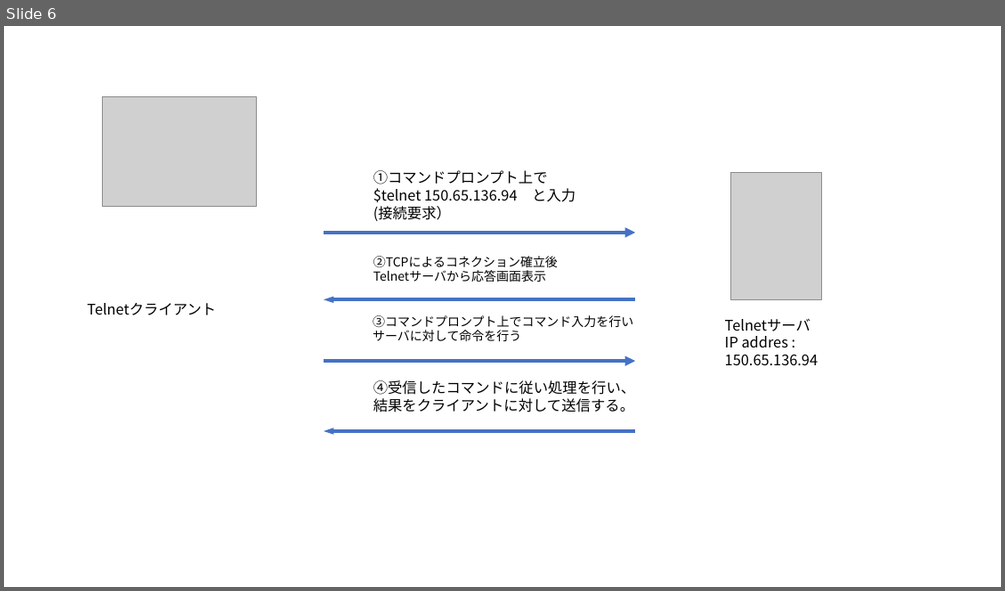
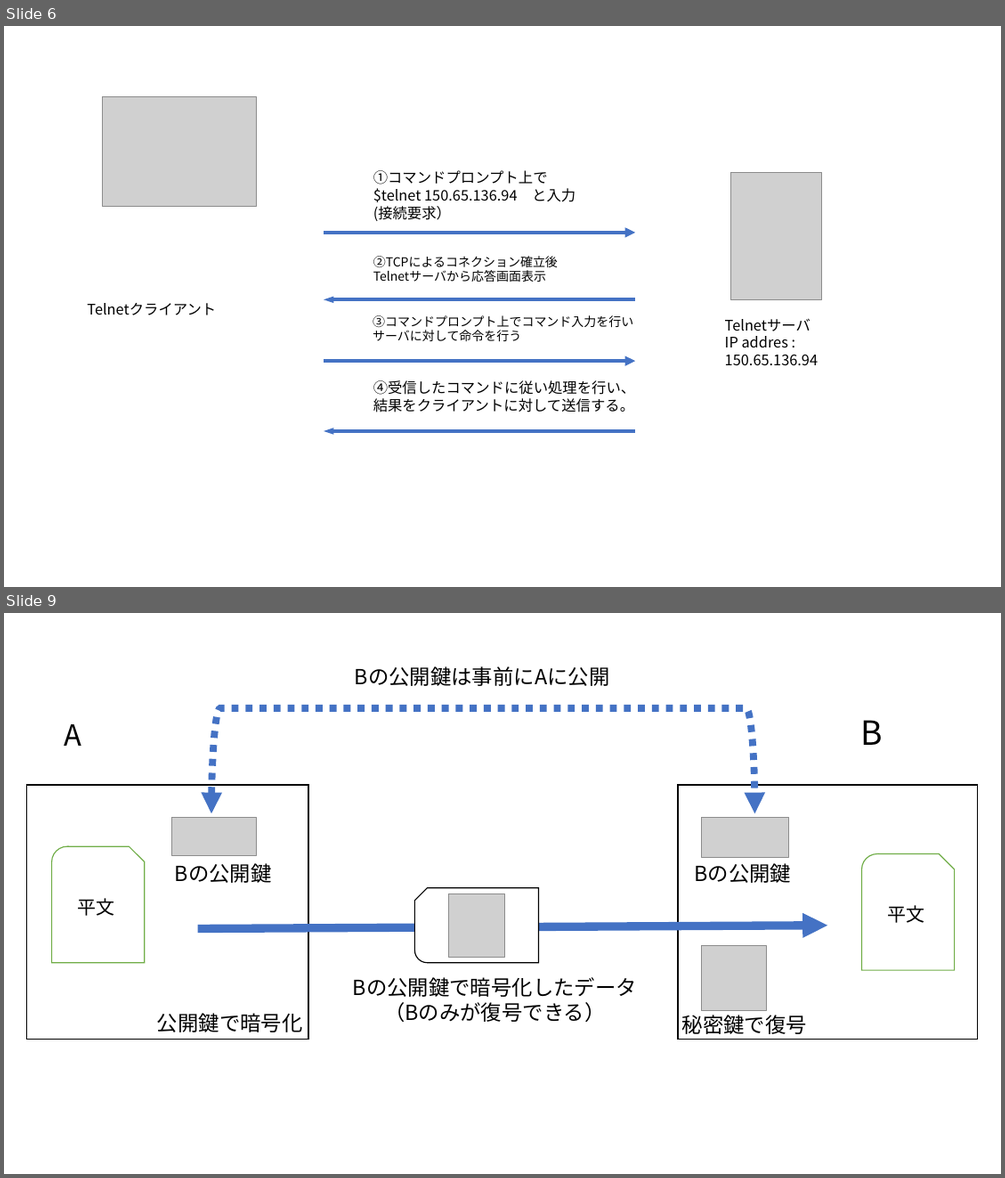
Before and after one commit to Alice-to-Bob/Graduate_School, a slide deck: SUBTHEME/graphs/network_archtecture.pptx. Shown one above the other, each under a label of ours: slide 6 before the commit, slides 6 and 9 after it; the slides between them are not shown. The pictures are 1005x591 and 1005x1178 pixels, drawn with LibreOffice and Linux fonts; fonts in the diff are those of the drawing; grey boxes stand for pictures. Boxes give left, top, right and bottom in pixels: in the first picture for what was removed or moved away, otherwise in the second. Text is boxed around its words. In the diff, an @@ line names an element or a change of style, - is before the commit and + after.

```diff
--- a/SUBTHEME/graphs/network_archtecture.pptx
+++ b/SUBTHEME/graphs/network_archtecture.pptx
@@ slide 9 added at box(4, 613, 1001, 1174), background #FFFFFF @@
@@ text added at box(355, 666, 610, 686), 20 pt, text #000000 @@
+Bの公開鍵は事前にAに公開
@@ left bracket added at box(211, 708, 755, 813), outline #4472C4 6.75 pt dashed @@
@@ text added at box(65, 724, 82, 746), 28 pt, text #000000 @@
+A
@@ text added at box(861, 720, 883, 745), 32 pt, text #000000 @@
+B
@@ rectangle added at box(27, 785, 308, 1039), outline #000000 1 pt @@
@@ rectangle added at box(678, 785, 977, 1039), outline #000000 1 pt @@
@@ picture added at box(172, 817, 256, 856) @@
@@ picture added at box(702, 817, 788, 858) @@
@@ snip round rect added at box(52, 846, 145, 962), fill #FFFFFF, outline #70AD47 1 pt, 18 pt, text #000000 @@
+平文
@@ text added at box(175, 863, 272, 883), 20 pt, text #000000 @@
+Bの公開鍵
@@ text added at box(694, 863, 791, 883), 20 pt, text #000000 @@
+Bの公開鍵
@@ snip round rect added at box(862, 854, 955, 970), fill #FFFFFF, outline #70AD47 1 pt, 18 pt, text #000000 @@
+平文
@@ snip round rect added at box(414, 888, 539, 963), fill #FFFFFF, outline #000000 1 pt @@
@@ picture added at box(449, 893, 505, 957) @@
@@ arrow added from (198, 929) to (827, 925), #4472C4 8 pt @@
@@ picture added at box(702, 946, 767, 1011) @@
@@ text added at box(353, 977, 637, 1022), 20 pt, text #000000 @@
+Bの公開鍵で暗号化したデータ
+（Bのみが復号できる）
@@ text added at box(157, 1013, 303, 1032), 20 pt, text #000000 @@
+公開鍵で暗号化
@@ text added at box(682, 1014, 807, 1034), 20 pt, text #000000 @@
+秘密鍵で復号
```
Also in this commit, not shown: 1 slide changed, 2 other slides added, 1 slide removed, 13 other files.
